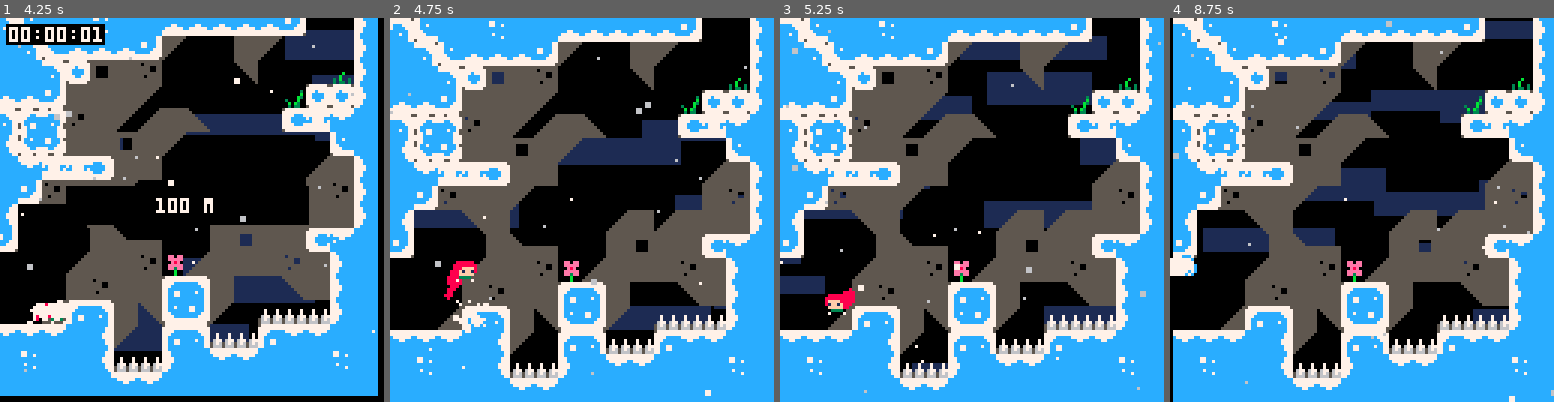
Above: before the commit, frames 1-4 (left to right).
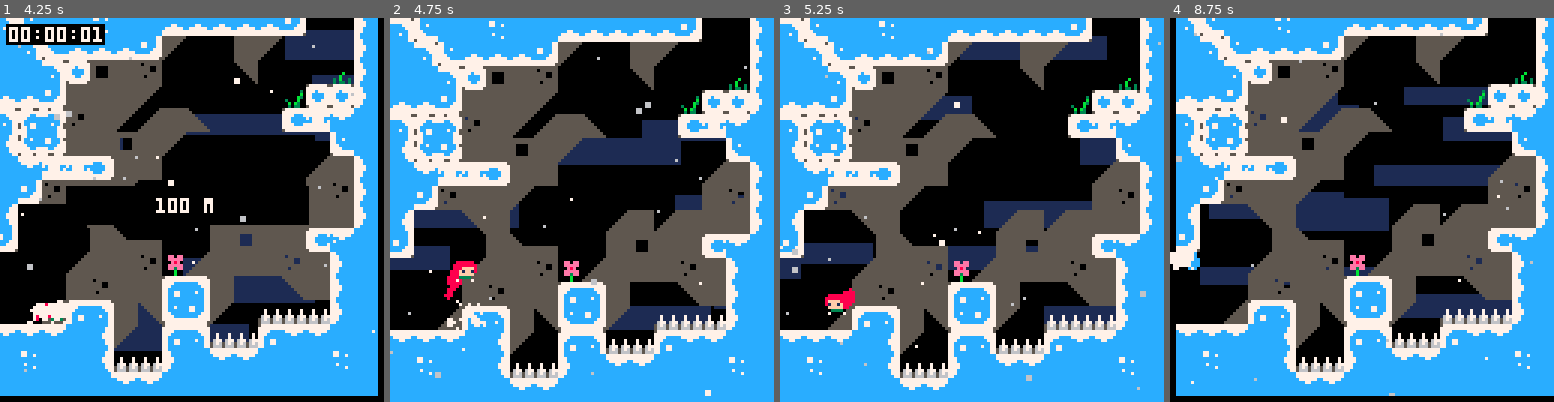
Above: after the commit, the same moments.

Repository: CelesteClassic/smalleste
Game: PICO-8 cartridge smalleste.p8
Same seed, same stepped clock (60 frames per second), same inputs: the game is played once before the commit and once after it.
Inputs:
- Up to frame 1 (4.25 s): tap X (X key) at 0.33, 1.07, 1.85, 2.97, 4.08 s; tap O (Z key) at 0.7, 1.7, 2.1, 2.5, 2.9, 3.3, 3.7, 4.1 s; hold Right 1.6-2.1 s; hold Up 2.15-2.42 s; hold Right 2.47-3.03 s; hold Left 3.08-3.58 s; hold Down 3.63-3.97 s; hold Right from 4.02 s (still down)
- Up to frame 2 (4.75 s): tap O (Z key) at 4.5 s; release Right at 4.68 s; hold Up from 4.73 s (still down)
- Up to frame 3 (5.25 s): tap O (Z key) at 4.9 s; release Up at 5.03 s; hold Left from 5.08 s (still down); tap X (X key) at 5.2 s
- Up to frame 4 (8.75 s): tap O (Z key) every 0.4 s from 5.3 to 8.5 s; release Left at 5.68 s; hold Down 5.73-6.03 s; hold Right 6.08-6.58 s; tap X (X key) at 6.32, 7.43, 8.55 s; hold Right 6.63-7.13 s; hold Up 7.18-7.45 s; hold Right 7.5-8.07 s; hold Left 8.12-8.62 s; hold Down from 8.67 s (still down)

Frame 1 is identical in both runs. In frame 2, 1.1% of the frame differs, in the area x 0-30%, y 1-94%; in frame 3, 5.4%; in frame 4, 31%, in the area x 0-100%, y 0-100%.

Commit message:
token savings

Diff:
--- a/smalleste.p8
+++ b/smalleste.p8
@@ -97,7 +97,7 @@
     end
 
     -- horizontal input
-    local h_input=btn(➡️) and 1 or btn(⬅️) and -1 or 0
+    local h_input=tonum(btn(➡️))-tonum(btn(⬅️))
 
     -- spike collision / bottom death
     if spikes_at(this.left(),this.top(),this.right(),this.bottom(),this.spd.x,this.spd.y) or
@@ -169,7 +169,7 @@
       if h_input~=0 and this.is_solid(h_input,0) and not this.is_ice(h_input,0) then
         maxfall=0.4
         -- wall slide smoke
-        if rnd(10)<2 then
+        if rnd()<0.2 then
           this.init_smoke(h_input*6)
         end
       end
@@ -214,7 +214,7 @@
         has_dashed=true
         this.dash_effect_time=10
         -- vertical input
-        local v_input=btn(⬆️) and -1 or btn(⬇️) and 1 or 0
+        local v_input=tonum(btn(⬇️))-tonum(btn(⬆️))
         -- calculate dash speeds
         this.spd=vector(
           h_input~=0 and h_input*(v_input~=0 and d_half or d_full) or (v_input~=0 and 0 or this.flip.x and -1 or 1),
@@ -476,7 +476,7 @@
     this.spd=vector(0.3+rnd(0.2),-0.1)
     this.x+=-1+rnd(2)
     this.y+=-1+rnd(2)
-    this.flip=vector(maybe(),maybe())
+    this.flip=vector(rnd()<0.5,rnd()<0.5)
   end,
   update=function(this)
     this.spr+=0.2
@@ -1187,10 +1187,6 @@
 
 function sign(v)
   return v~=0 and sgn(v) or 0
-end
-
-function maybe()
-  return rnd()<0.5
 end
 
 function tile_at(x,y)
